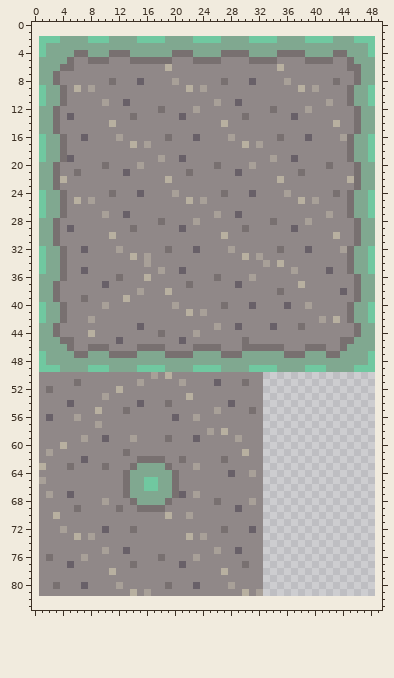
Sprite sheet: res/tile/path_dark.png. That is the earlier state.
The file is 48x80 pixels. The old version is drawn lined up with the new one, on the new canvas.
The result:
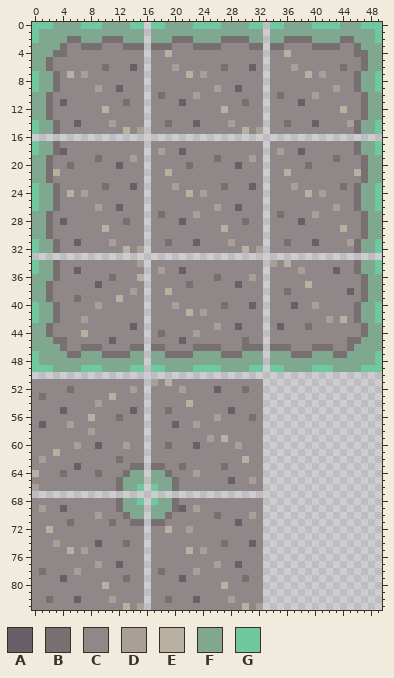
Palette (. is transparent): A #686068  B #787070  C #908888  D #a8a098  E #b8b0a0  F #80a890  G #70c8a0
The edit:
canvas 48x80 -> 50x84, the old top-left corner now at 1,2
Changed rows in their new state; - is an unchanged pixel.
first column x 0:
 0 GGGFFFFGGGFFFFGG-GGFFFFGGGGFFFFGG-GGFFFFGGGGFFFGGG
 1 GFFFFFFFFFFFFFFF-FFFFFFFFFFFFFFFF-FFFFFFFFFFFFFFFG
 2 GFFF-BB-FFBBB--F.FF-BBBFFFFBBBBFF.F-BBBBFFF-BBFFFG
 3 FF--BCCBBBCCCBBB.BBBCCCBBBBCCCCBB.BBCCCCBBBBCCB-FF
 4 FF-BBCCCCCCCCCCC.CCECCCCCCCCCCCCC.CCECCCCCCCCCBBFF
 5 F-BCCC--CCC---CC.CCC---CCCC----CC.C----CCCC--CCB-F
 6 F-BCCC----B---A-.--CD------B---A-.-C-D------BCCB-F
 7 G----E-D--------.-----E-D--------.-----E-D-------G
 8 G----------C---C.---C------C---C-.--C------C-----G
 9 GF-BC-C-CD--A---.-----C-C-D--A---.----C-C--D-CB-FG
10 FFBCC-----------.-B----D---------.-B----D----CCBFF
11 FFBCA-----C--B--.----A----C--CB--.----A---C--CCBFF
12 F-BC------E-----.-C----C---E-----.C----C----E-CB-F
13 F-BC-C--------C-.----C--------C--.---C--------CB-F
14 G-----A----D----.--B---A---CD----.--B---A--C-D---G
15 G------------E-D.-------------E-D.---------------G
16 -................................................-
17 GF-BC---------C-.-------------C-C.-----------CB-FG
18 GF-BA-----------.-D--A-----------.-D--A------CB-FG
19 FFBCCC---B----D-.-C--C----B----D-.C--C-----B-CCBFF
20 F-BC-B----C-A--C.-----B---C--A-C-.-----B--C---CB-F
21 F-BE--C------C--.--E--C------C---.--E-C-------EB-F
22 F-BCC-----------.--C-------------.-C---------CCB-F
23 G---------B---A-.---D------B---A-.---D------B----G
24 GF-BCE-D---C---C.---C-E-D--C---C-.--C--E-D-C-CB-FG
25 GF-BC-C-C-------.-----C-C--------.----C-C----CB-FG
26 GF-BC----D--A---.---------D--A---.---------D-CB-FG
27 FFBCC-----C--C--.-B----D--C--C---.-B----D-C--CCBFF
28 F-BCA--------B--.-C--A-C------B--.C---AC------CB-F
29 F-BC-C----E---C-.----C-----E--C--.---C------E-CB-F
30 F-BC-------C----.----------C-----.---------C--CB-F
31 G-----A----D----.--B---A----D----.--B---A----D---G
32 GF-BC--C----CE-D.--C---C----C-E-D.-C---C----CCB-FG
33 -................................................-
34 GF-BC----------D.----------------.DCE--------CB-FG
35 GF-BC-AC--------.----------------.---CD---CA-CB-FG
36 F--BC------BC--E.----------------.------------CB-F
37 F-BC-----AC-----.----------------.----CE------CB-F
38 F-BC----------DC.----------------.-CB-------CACB-F
39 F-BC--BC----EC--.----------------.------------CB-F
40 GF-BC----DC-----.----------------.--CA-CD----CB-FG
41 GF-BC-----------.----------------.-----------CB-FG
42 GF-BC--DC-------.----------------.-------CDCECB-FG
43 F-BC----------AC.----------------.CA--CB------CB-F
44 F-BC---EC-------.----------------.------------CB-F
45 F--B-C-----AC---.----------------.----------C-B--F
46 F---BC-B--C---B-.----------------.--B--C--B-CB---F
47 GF---B-F--B---F-.----------------.--F--B--F-B---FG
48 GF--------------.----------------.--------------FG
49 G--F---G--F---G-.----------------.-G---F--G---F--G
50 -................................-----------------
51 C-----C--------C.D-E-C----C---C-------------------
52 C-C--B------C-D-.----D----A---B-------------------
53 CB--------CE----.-----C---------------------------
54 C----C---D-----C.--C--E-----C---------------------
55 C---A----C---CA-.--B------C-A--C------------------
56 C-C---C-E---B---.---C--C--D----B------------------
57 CA---D---C------.---A--D--------------------------
58 C-------D-------.--------C-C----------------------
59 C------C--C---C-.--C---C-D-E-C--------------------
60 C---C-D--A---D--.--B---A-----D--------------------
61 C-CE---------C--.-------------C-------------------
62 CD-----C----B--C.CC--C-----C--E-------------------
63 CC---CA---C----B.BBC-B-C---B----------------------
64 E---B----B------.--BC--D----C--C------------------
65 CC----------BF--.F----------A--D------------------
66 D-----------BF-G.---------------------------------
67 -................................-----------------
68 C---------C-BFFG.G-FB-----C----C------------------
69 CD--A-C------FFF.FFFBA-D-----C--------------------
70 C--C-----D---BFF.FFB--C---B----D------------------
71 C----B-----B--BB.BB----------A--------------------
72 C-E-C-----C---C-.--E--D----C---C------------------
73 C-----C-C-------.-----C-C-------------------------
74 C--D-----A---B--.----------B---A------------------
75 C----E-D--C--C--.-----E-D-C--C--------------------
76 C-C----C--------.-C----C--------------------------
77 C----C---D--A-C-.----C----D--AC-------------------
78 CB----D----C----.-B----D---C----------------------
79 C---A--------B--.----A--------B-------------------
80 C--C---C--E-C---.--C---C---EC---------------------
81 C-------------C-.-------------C-C-----------------
82 CCBCCCACCCCDCCCC-CCBCCCACCCCDCCCC-----------------
83 CCCCCCCCCCCCCECD-CCCCCCCCCCCCCECD-----------------
Boxes around the changes in both pictures, in picture pixels (x1, y1, x2, y2):
changed: (32, 22, 382, 610)
